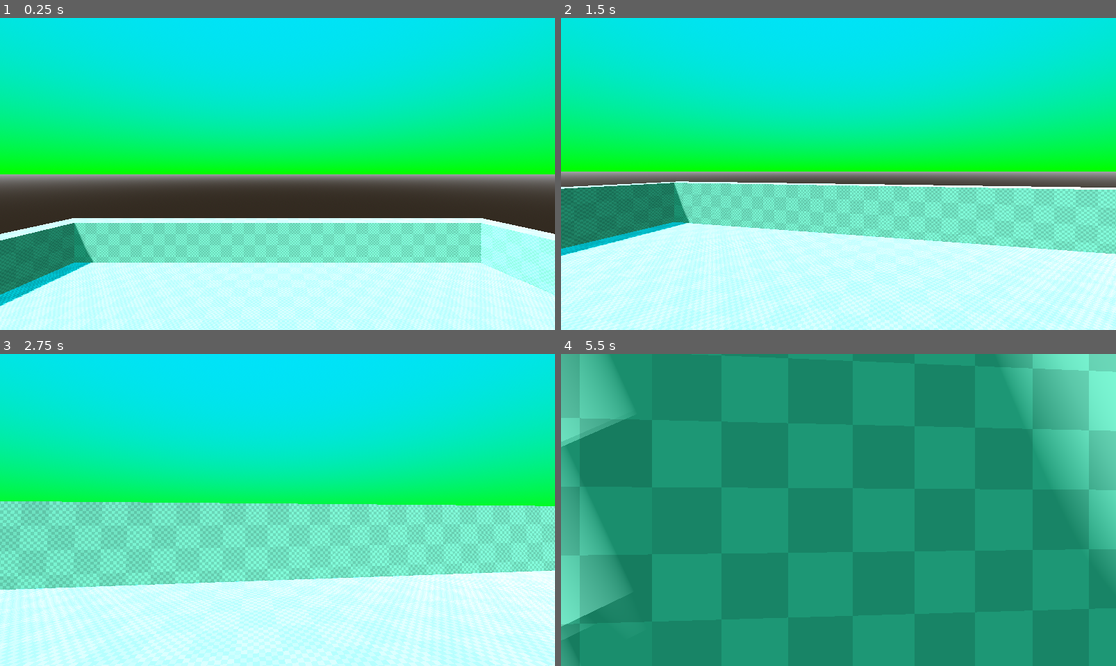
Above: before the commit, frames 1-4 (two rows, left to right).
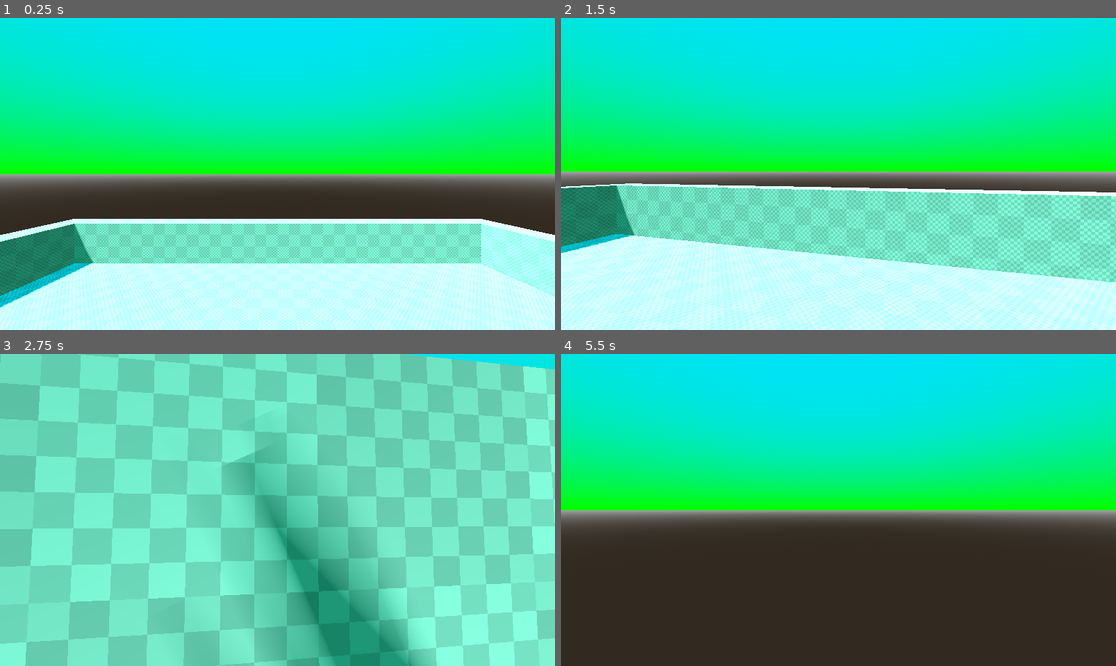
Above: after the commit, the same moments.

Repository: ejohnd98/LSDJam
Game: Godot game, scene res://scenes/game.tscn
The game is run twice, just before and just after one commit, with the same random seed, the same clock (stepped at 60 frames per second) and the same inputs.
Inputs (mouse positions are in pixels of both pictures, inside the frame that each line leads up to):
- Up to frame 1 (0.25 s): no input
- Up to frame 2 (1.5 s): move the mouse to (866, 174) at 0.52 s; hold W (Forward) from 0.53 s (still down); tap Space (Jump) at 0.77 s; move the mouse to (810, 174) at 1.27 s
- Up to frame 3 (2.75 s): keep holding W (Forward); tap Space (Jump) at 1.52 s; move the mouse to (288, 503) at 2.02 s
- Up to frame 4 (5.5 s): keep holding W (Forward); move the mouse to (832, 516) at 2.77 s; tap Space (Jump) at 3.02, 3.77, 4.52 s; move the mouse to (877, 513) at 3.52 s; move the mouse to (794, 506) at 4.27 s; move the mouse to (844, 510) at 5.02 s

The runs differ from the first frame. In frame 1, 14% of the frame differs, in the area x 0-100%, y 64-100%; in frame 2, 22%; in frame 3, 86%; in frame 4, 100%, in the area x 0-100%, y 0-100%.

Commit message:
Level loading is now async

Diff:
--- a/scenes/game.gd
+++ b/scenes/game.gd
@@ -1,29 +1,36 @@
 extends Node3D
 
-@export var default_scene: PackedScene
+const SCENE_PATH = "res://scenes/scenes/"
+
+@export var default_scene: String = "default_scene"
 
 var current_scene_node = null
+var next_scene_path = ""
 
 # Called when the node enters the scene tree for the first time.
 func _ready():
 	load_new_scene(default_scene)
-	pass # Replace with function body.
-
-
-# Called every frame. 'delta' is the elapsed time since the previous frame.
-func _process(delta):
-	pass
 
 # todo: make this async
-func load_new_scene(new_scene_path: PackedScene):
+func load_new_scene(new_scene_name: String):
+	if not $SceneChangeTimer.is_stopped():
+		return
+
 	$Player.set_frozen(true)
+	next_scene_path = SCENE_PATH+new_scene_name+".tscn"
+	ResourceLoader.load_threaded_request(next_scene_path)
+
+	$SceneChangeTimer.start()
+
+func _on_scene_change_timer():
+	var new_scene_resource = ResourceLoader.load_threaded_get(next_scene_path)
+	var new_scene = new_scene_resource.instantiate()
 
 	# Remove old scene
 	if current_scene_node:
 		current_scene_node.queue_free()
+		current_scene_node = null
 
-	# Load new scene
-	current_scene_node = new_scene_path.instantiate()
-	add_child(current_scene_node)
-
+	add_child(new_scene)
+	current_scene_node = new_scene
 	$Player.set_frozen(false)
--- a/scenes/game.tscn
+++ b/scenes/game.tscn
@@ -1,12 +1,16 @@
-[gd_scene load_steps=4 format=3 uid="uid://dkl7w62v1wrua"]
+[gd_scene load_steps=3 format=3 uid="uid://dkl7w62v1wrua"]
 
 [ext_resource type="Script" path="res://scenes/game.gd" id="1_23n8w"]
-[ext_resource type="PackedScene" uid="uid://cr25ba7cqrw1l" path="res://scenes/scenes/default_scene.tscn" id="2_7u35w"]
 [ext_resource type="PackedScene" uid="uid://cb8ennhmak0c6" path="res://scenes/player/player.tscn" id="3_t1v70"]
 
 [node name="Game" type="Node3D"]
 script = ExtResource("1_23n8w")
-default_scene = ExtResource("2_7u35w")
 
 [node name="Player" parent="." instance=ExtResource("3_t1v70")]
 transform = Transform3D(1, 0, 0, 0, 1, 0, 0, 0, 1, 0, 2.08847, 0)
+
+[node name="SceneChangeTimer" type="Timer" parent="."]
+wait_time = 0.01
+one_shot = true
+
+[connection signal="timeout" from="SceneChangeTimer" to="." method="_on_scene_change_timer"]
--- a/scenes/interactables/scene_trigger.gd
+++ b/scenes/interactables/scene_trigger.gd
@@ -1,6 +1,6 @@
 extends Area3D
 
-@export var transition_to: PackedScene
+@export var transition_to: String = "default_scene"
 
 func _on_body_entered(body):
 	if body.is_in_group("player"):
--- a/scenes/player/Player.gd
+++ b/scenes/player/Player.gd
@@ -1,7 +1,7 @@
 extends RigidBody3D
 
 const RAY_LENGTH = 10
-const WALK_SPEED = 2.0
+const WALK_SPEED = 4.0
 const JUMP_VELOCITY = 4.8
 const SENSITIVITY = 0.004
 
--- a/scenes/scenes/default_scene.tscn
+++ b/scenes/scenes/default_scene.tscn
@@ -1,8 +1,7 @@
-[gd_scene load_steps=7 format=3 uid="uid://cr25ba7cqrw1l"]
+[gd_scene load_steps=6 format=3 uid="uid://cr25ba7cqrw1l"]
 
 [ext_resource type="Material" uid="uid://o4lttwvxltjy" path="res://materials/blockout_grid.tres" id="1_0bp01"]
 [ext_resource type="PackedScene" uid="uid://bxew2e2p6bqqc" path="res://scenes/interactables/scene_trigger.tscn" id="2_8it4w"]
-[ext_resource type="PackedScene" uid="uid://btdpwdomnb1he" path="res://scenes/scenes/test_scene1.tscn" id="3_r1ark"]
 
 [sub_resource type="ProceduralSkyMaterial" id="ProceduralSkyMaterial_r8o0x"]
 sky_top_color = Color(0, 0.886275, 0.996078, 1)
@@ -36,4 +35,4 @@
 
 [node name="SceneTrigger" parent="." instance=ExtResource("2_8it4w")]
 transform = Transform3D(1, 0, 0, 0, 1, 0, 0, 0, 1, -5.71332, 0, 0)
-transition_to = ExtResource("3_r1ark")
+transition_to = "test_scene1"
--- a/scenes/scenes/test_scene1.tscn
+++ b/scenes/scenes/test_scene1.tscn
@@ -1,6 +1,7 @@
-[gd_scene load_steps=5 format=3 uid="uid://btdpwdomnb1he"]
+[gd_scene load_steps=6 format=3 uid="uid://btdpwdomnb1he"]
 
 [ext_resource type="Material" uid="uid://o4lttwvxltjy" path="res://materials/blockout_grid.tres" id="1_2cuvx"]
+[ext_resource type="PackedScene" uid="uid://bxew2e2p6bqqc" path="res://scenes/interactables/scene_trigger.tscn" id="2_ipfgr"]
 
 [sub_resource type="ProceduralSkyMaterial" id="ProceduralSkyMaterial_ojlx4"]
 sky_top_color = Color(0.176471, 0.87451, 0.996078, 1)
@@ -15,10 +16,14 @@
 [sub_resource type="Environment" id="Environment_2f7pq"]
 background_mode = 2
 sky = SubResource("Sky_fcpig")
+glow_enabled = true
+glow_intensity = 8.0
+glow_bloom = 1.0
 fog_enabled = true
-fog_light_color = Color(0.0745098, 0.0627451, 0.129412, 1)
+fog_light_color = Color(0, 0.411765, 0.54902, 1)
+fog_light_energy = 4.39
 fog_sun_scatter = 0.5
-fog_density = 0.4471
+fog_density = 0.2153
 
 [node name="DefaultScene" type="Node3D"]
 
@@ -33,3 +38,7 @@
 transform = Transform3D(40, 0, 0, 0, 2, 0, 0, 0, 40, 0, -1.73738, 0)
 use_collision = true
 material = ExtResource("1_2cuvx")
+
+[node name="SceneTrigger" parent="." instance=ExtResource("2_ipfgr")]
+transform = Transform3D(1, 0, 0, 0, 1, 0, 0, 0, 1, -3.335, 0, 0)
+transition_to = "test_scene2"
--- /dev/null
+++ b/scenes/scenes/test_scene2.tscn
@@ -0,0 +1,36 @@
+[gd_scene load_steps=6 format=3 uid="uid://brhiu7riarlbg"]
+
+[ext_resource type="Material" uid="uid://o4lttwvxltjy" path="res://materials/blockout_grid.tres" id="1_mqvjd"]
+[ext_resource type="PackedScene" uid="uid://bxew2e2p6bqqc" path="res://scenes/interactables/scene_trigger.tscn" id="2_d3jem"]
+
+[sub_resource type="ProceduralSkyMaterial" id="ProceduralSkyMaterial_80adn"]
+
+[sub_resource type="Sky" id="Sky_it6a7"]
+sky_material = SubResource("ProceduralSkyMaterial_80adn")
+
+[sub_resource type="Environment" id="Environment_nlqaa"]
+background_mode = 2
+sky = SubResource("Sky_it6a7")
+fog_enabled = true
+fog_light_color = Color(1, 0.00784314, 0.431373, 1)
+fog_density = 0.21
+fog_height = -0.25
+fog_height_density = 2.6483
+
+[node name="DefaultScene" type="Node3D"]
+
+[node name="DirectionalLight3D" type="DirectionalLight3D" parent="."]
+transform = Transform3D(0.866025, 0.25, -0.433013, 0.378549, 0.237943, 0.894474, 0.326651, -0.938554, 0.111427, 0, 6.74904, 10.7558)
+shadow_enabled = true
+
+[node name="WorldEnvironment" type="WorldEnvironment" parent="."]
+environment = SubResource("Environment_nlqaa")
+
+[node name="CSGSphere3D" type="CSGSphere3D" parent="."]
+transform = Transform3D(40, 0, 0, 0, 2, 0, 0, 0, 40, 0, -1.73738, 0)
+use_collision = true
+material = ExtResource("1_mqvjd")
+
+[node name="SceneTrigger" parent="." instance=ExtResource("2_d3jem")]
+transform = Transform3D(1, 0, 0, 0, 1, 0, 0, 0, 1, -0.00604486, 0, 0)
+transition_to = "test_scene1"
